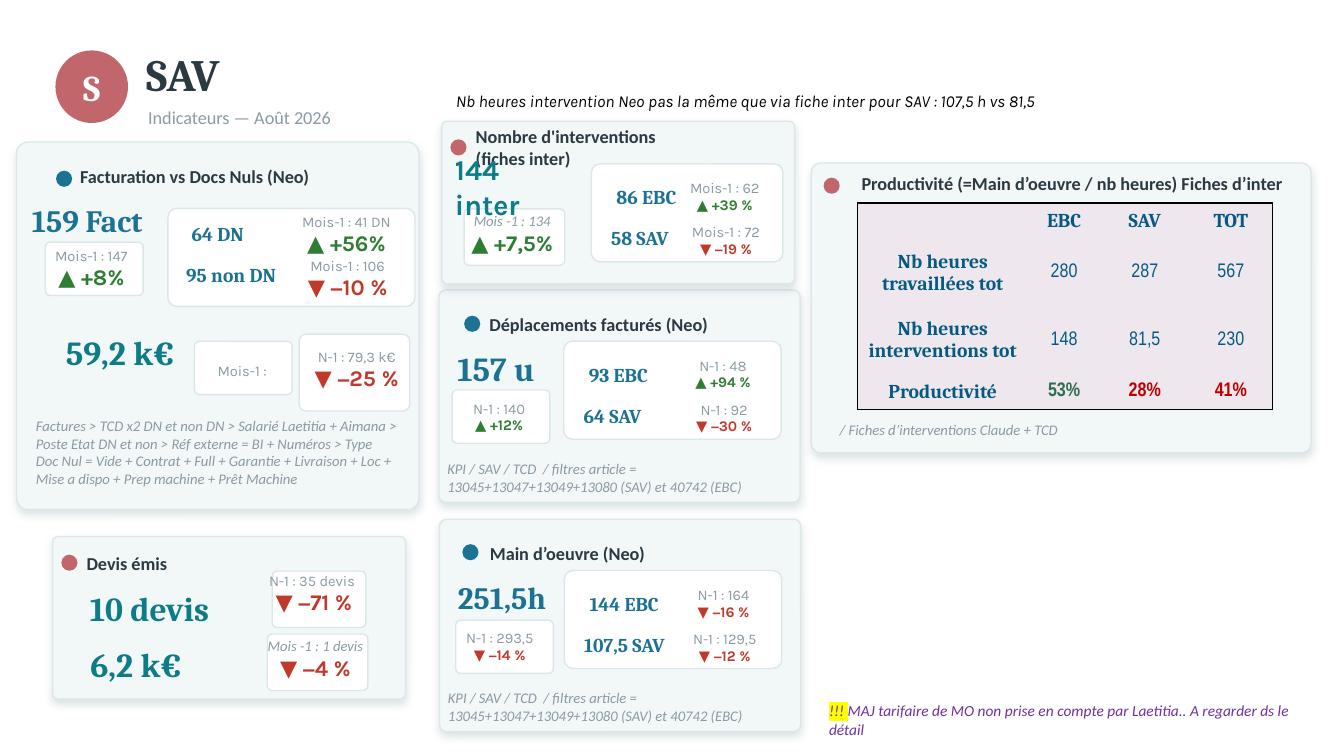
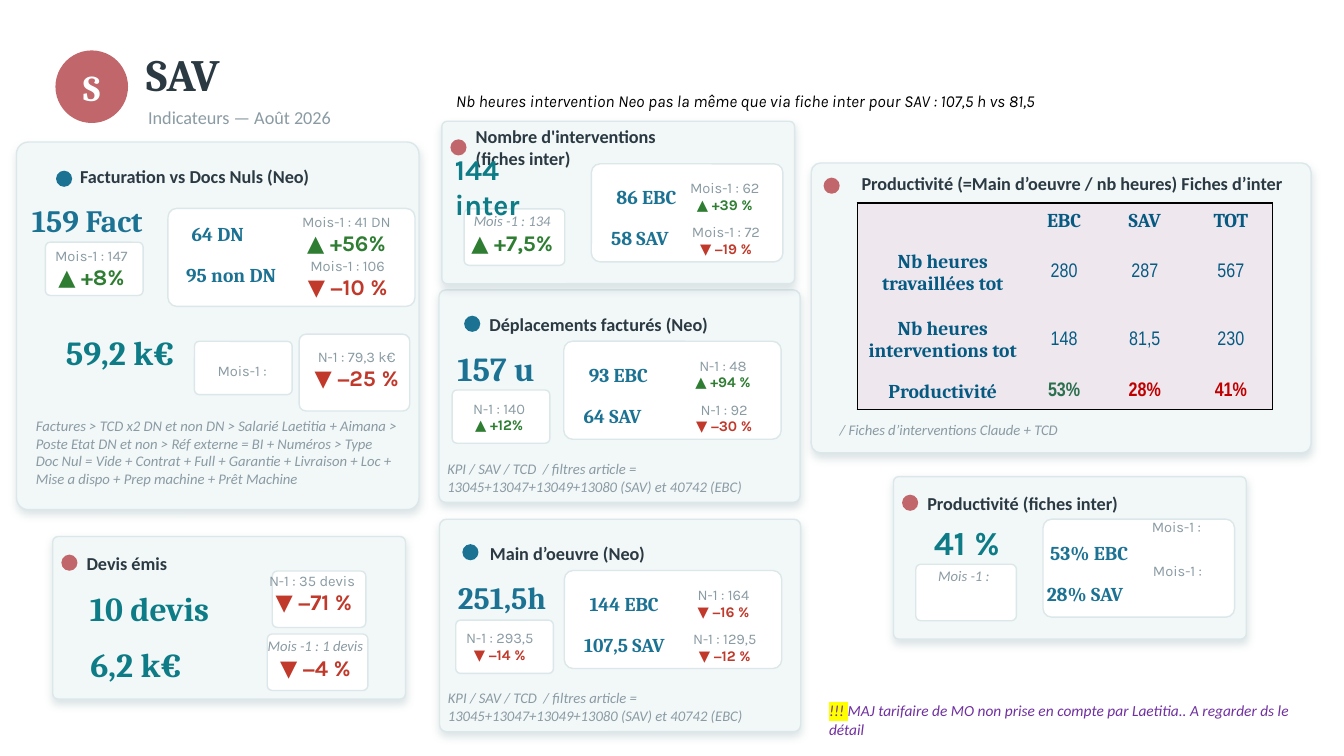
Before and after one commit to hygierun/hygierun_kpis, a slide deck: slide 1 of templates/KPI_SAV_Achat.pptx. Drawn at 1344x756 pixels with LibreOffice and Linux fonts; fonts in the diff are those of the drawing. Boxes give left, top, right and bottom in pixels: in the first picture for what was removed or moved away, otherwise in the second. Text is boxed around its words. In the diff, an @@ line names an element or a change of style, - is before the commit and + after.

```diff
--- a/templates/KPI_SAV_Achat.pptx
+++ b/templates/KPI_SAV_Achat.pptx
@@ rounded rectangle added at [893,477,1246,639], fill #F2F7F8, outline #DCE7E9 1 pt @@
@@ ellipse added at [902,495,919,511], fill #C1666B @@
@@ text added at [927,496,1118,513], 13 pt, text #2B3A42, bold @@
+Productivité (fiches inter)
@@ text added at [934,533,966,555], 24 pt, text #0E7C86, bold @@
+41 %
@@ group added at [1044,519,1235,617]: 4 texts, 1 rounded rectangle @@
+Mois-1 :
+53% EBC
+28% SAV
+Mois-1 :
@@ rounded rectangle added at [915,565,1016,621], fill #FFFFFF, outline #DCE7E9 1 pt @@
@@ text added at [938,571,983,581], 10.5 pt, text #8A9BA3, italic @@
+Mois -1 :
```
Also in this commit, not shown: 1 other slide changed, 6 other files.
